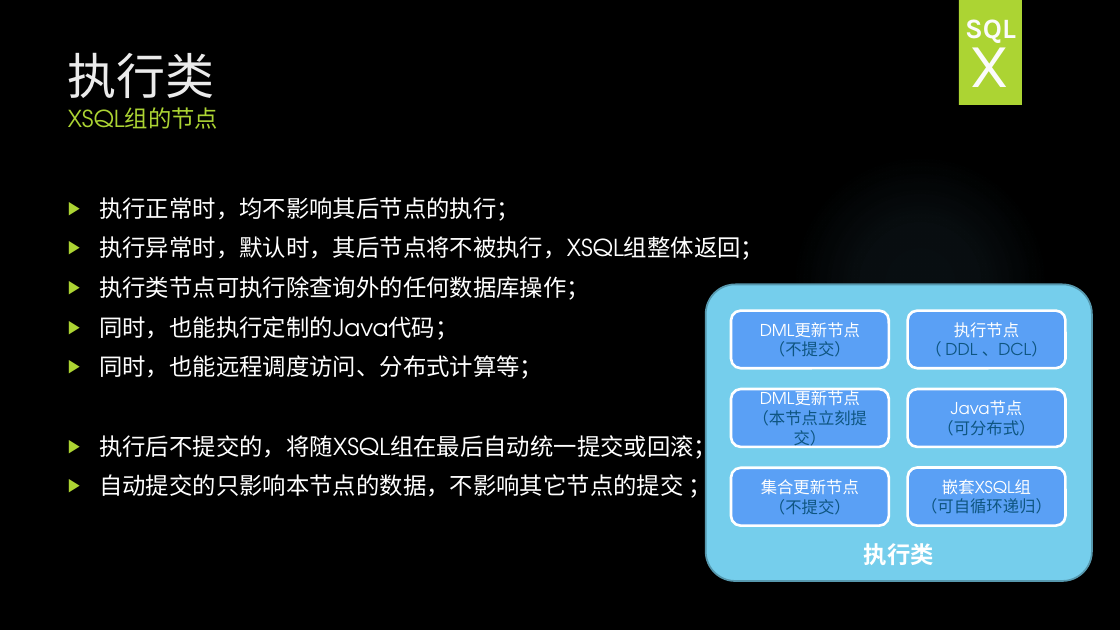
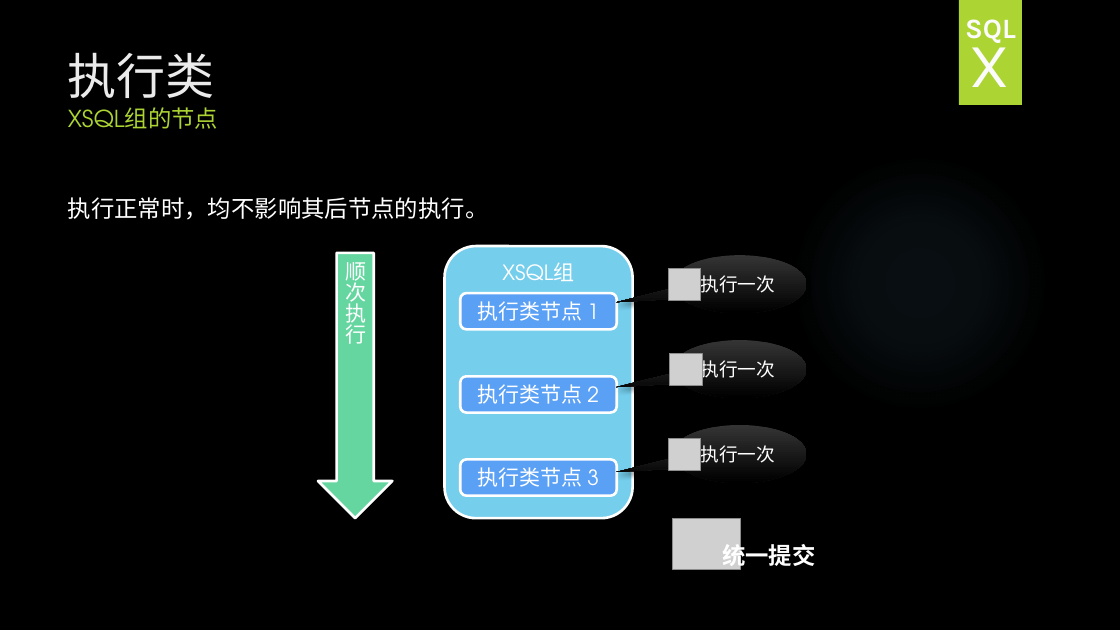
Before and after one commit to HY-ZhengWei/hy.common.XJava, a slide deck: slide 36 of doc/XSQLGroup技术交流.pptx (slide 13 before the commit). Drawn at 1120x630 pixels with LibreOffice and Linux fonts; fonts in the diff are those of the drawing; grey boxes stand for pictures; background and template pictures are left out. Boxes give left, top, right and bottom in pixels: in the first picture for what was removed or moved away, otherwise in the second. Text is boxed around its words. In the diff, an @@ line names an element or a change of style, - is before the commit and + after.

Commit message:
4.0.8
1. 完善：XSQL组的技术交流

```diff
--- a/doc/XSQLGroup技术交流.pptx
+++ b/doc/XSQLGroup技术交流.pptx
@@ text at (68, 197, 489, 220): text changed @@
-▶ 执行正常时，均不影响其后节点的执行；
-▶ 执行异常时，默认时，其后节点将不被执行，XSQL组整体返回；
-▶ 执行类节点可执行除查询外的任何数据库操作；
-▶ 同时，也能执行定制的Java代码；
-▶ 同时，也能远程调度访问、分布式计算等；
-▶ 执行后不提交的，将随XSQL组在最后自动统一提交或回滚；
-▶ 自动提交的只影响本节点的数据，不影响其它节点的提交 ；
+执行正常时，均不影响其后节点的执行。
@@ down arrow added at (318, 253, 393, 518), fill #65D6A0, outline #FFFFFF 2.25 pt, 18 pt, text #FFFFFF @@
+顺次执行
@@ rounded rectangle added at (444, 246, 633, 518), fill #75CEEC, outline #FFFFFF 2.25 pt, 18 pt, text #FFFFFF @@
+XSQL组
@@ picture added at (669, 268, 701, 300) @@
@@ speech bubble added at (673, 255, 807, 313), fill gradient #353535 to #000000, 16 pt, text #FFFFFF @@
+执行一次
@@ rounded rectangle "执行类节点 1": place and size @@
-rounded rectangle "执行类节点 1" at (706, 285, 1092, 581)
+rounded rectangle "执行类节点 1" at (460, 293, 617, 329)
@@ rounded rectangle "执行类节点 1" at (460, 293, 617, 329): vertical alignment bottom to middle; fill #75CEEC to #5AA0F5; outline #5798AF 1.5 pt to #FFFFFF 2.25 pt; proportions changed @@
@@ text in rounded rectangle at (478, 301, 599, 329): text changed; size 20 to 18 pt; bold off @@
-执行类
+执行类节点 1
@@ rounded rectangle removed at (731, 311, 889, 369) @@
-DML更新节点
-（不提交）
@@ picture added at (670, 353, 702, 385) @@
@@ speech bubble added at (673, 340, 807, 398), fill gradient #353535 to #000000, 16 pt, text #FFFFFF @@
+执行一次
@@ rounded rectangle "执行类节点 2": place and size @@
-rounded rectangle "执行类节点 2" at (908, 311, 1066, 369)
+rounded rectangle "执行类节点 2" at (460, 376, 617, 413)
@@ text in rounded rectangle at (478, 384, 599, 412): text changed; size 14 to 18 pt; text colour #0E5580 to #FFFFFF @@
-执行节点
-（ DDL 、DCL）
+执行类节点 2
@@ rounded rectangle removed at (731, 389, 889, 447) @@
-DML更新节点
-（本节点立刻提交）
@@ rounded rectangle removed at (908, 389, 1066, 447) @@
-Java节点
-（可分布式）
@@ picture added at (669, 439, 701, 471) @@
@@ speech bubble added at (673, 425, 807, 483), fill gradient #353535 to #000000, 16 pt, text #FFFFFF @@
+执行一次
@@ rounded rectangle added at (460, 460, 617, 496), fill #5AA0F5, outline #FFFFFF 2.25 pt, 18 pt, text #FFFFFF @@
+执行类节点 3
@@ rounded rectangle removed at (731, 468, 889, 526) @@
-集合更新节点
-（不提交）
@@ rounded rectangle removed at (908, 468, 1066, 526) @@
-嵌套XSQL组
-（可自循环递归）
@@ picture added at (673, 518, 741, 570) @@
@@ text added at (722, 541, 815, 570), 20 pt, text #FFFFFF, bold @@
+统一提交
```
Also in this commit, not shown: 5 other slides changed, 33 slides added.
